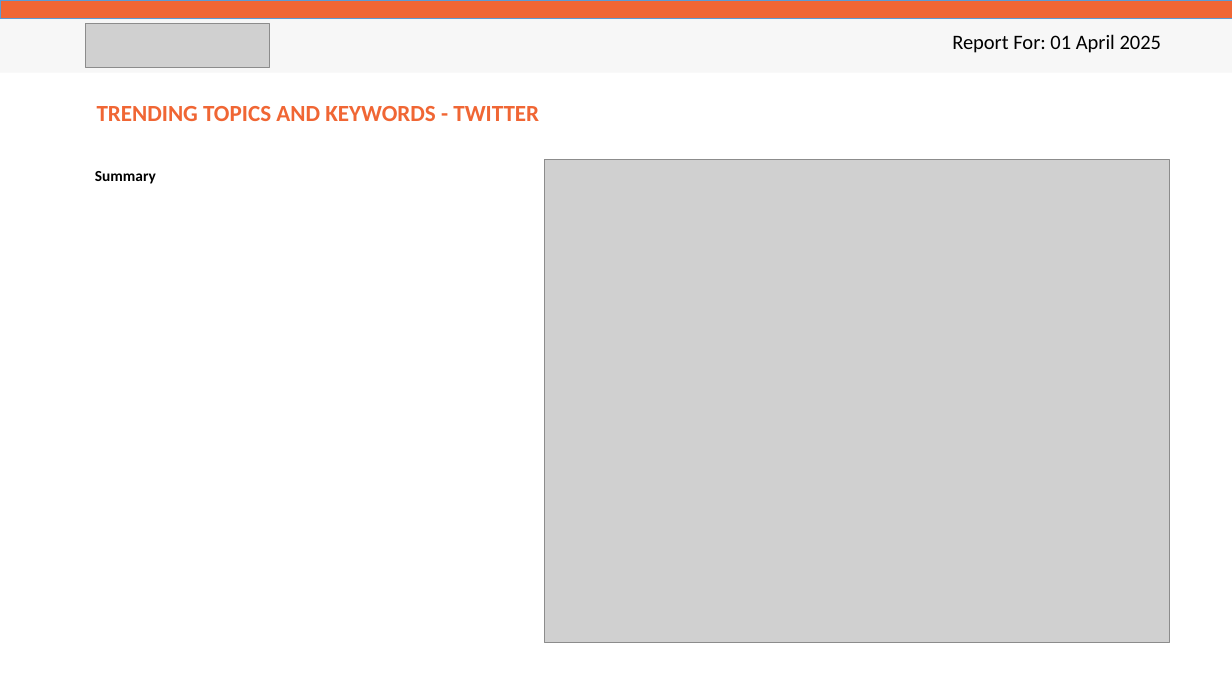
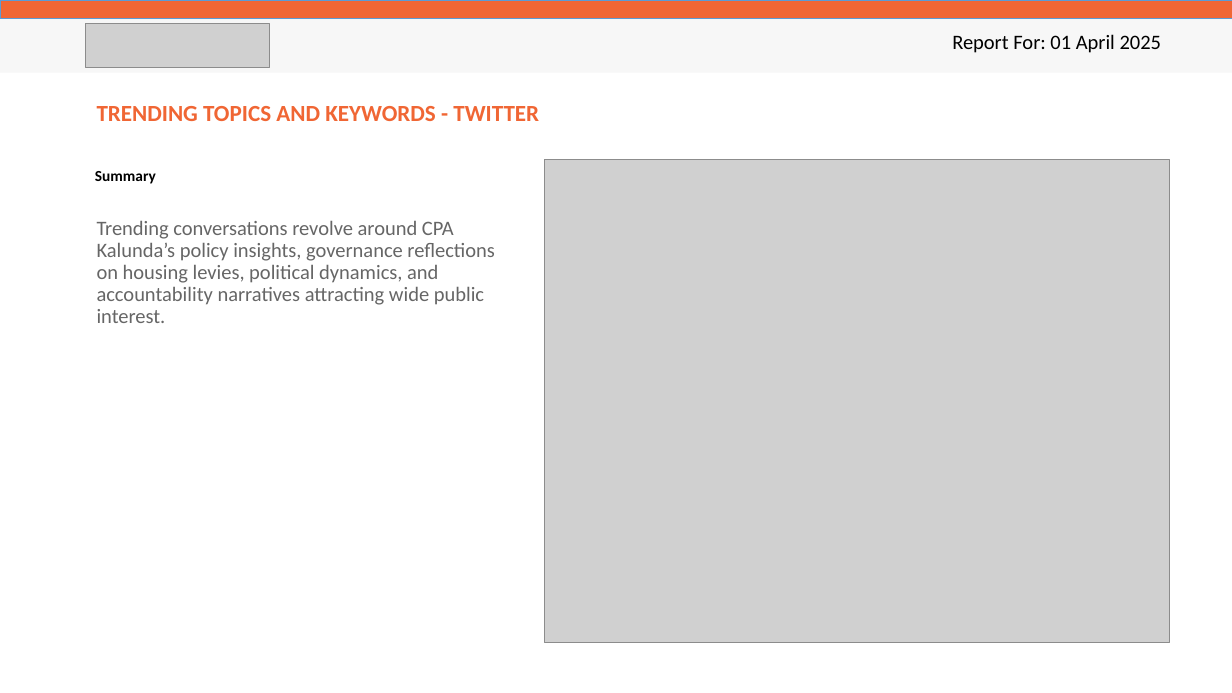
Before and after one commit to Oxygene-Creative/o2-audiovisual-api, a slide deck: slide 14 of app/reporters/samples/digital_safaricom.pptx. Drawn at 1232x693 pixels with LibreOffice and Linux fonts; fonts in the diff are those of the drawing; grey boxes stand for pictures. Boxes give left, top, right and bottom in pixels: in the first picture for what was removed or moved away, otherwise in the second. Text is boxed around its words. In the diff, an @@ line names an element or a change of style, - is before the commit and + after.

```diff
--- a/app/reporters/samples/digital_safaricom.pptx
+++ b/app/reporters/samples/digital_safaricom.pptx
@@ text added at bbox=[97, 221, 495, 323], 16 pt, text #666666 @@
+Trending conversations revolve around CPA Kalunda’s policy insights, governance reflections on housing levies, political dynamics, and accountability narratives attracting wide public interest.
```
Also in this commit, not shown: 13 other slides changed, 10 other files.
